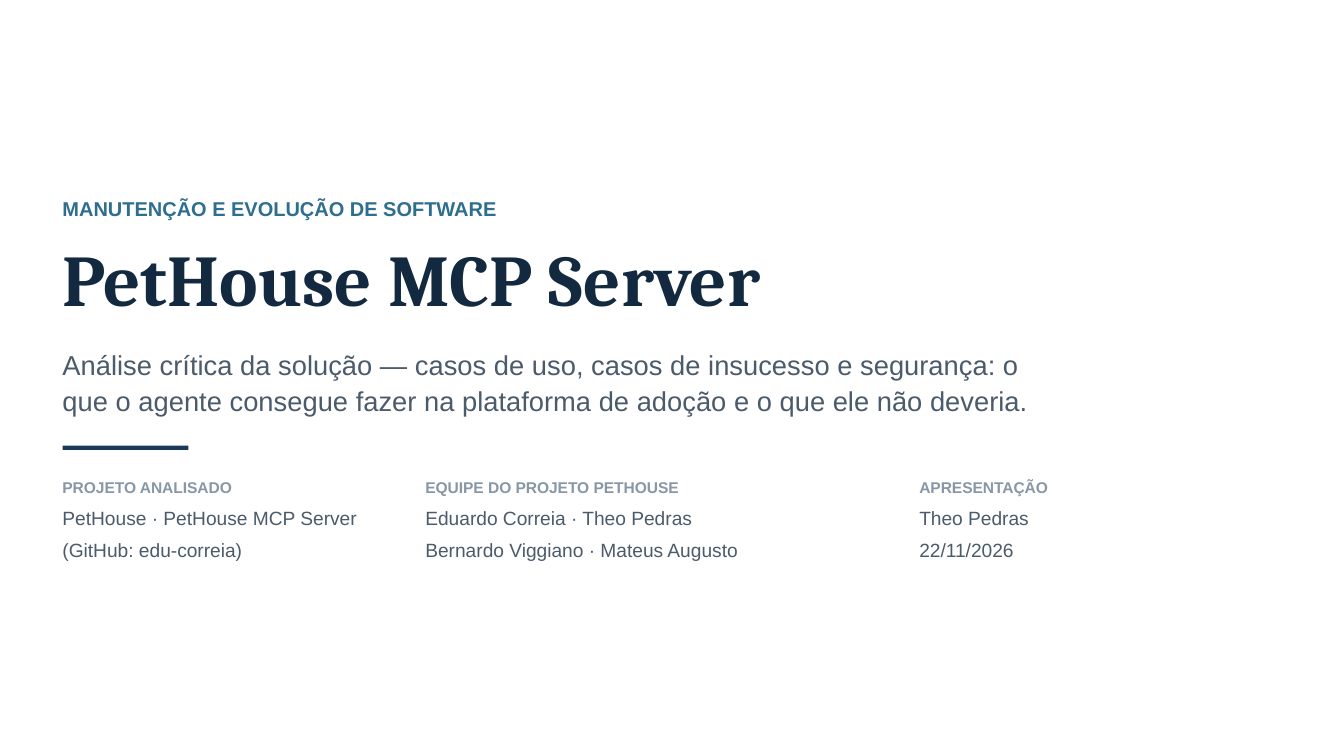
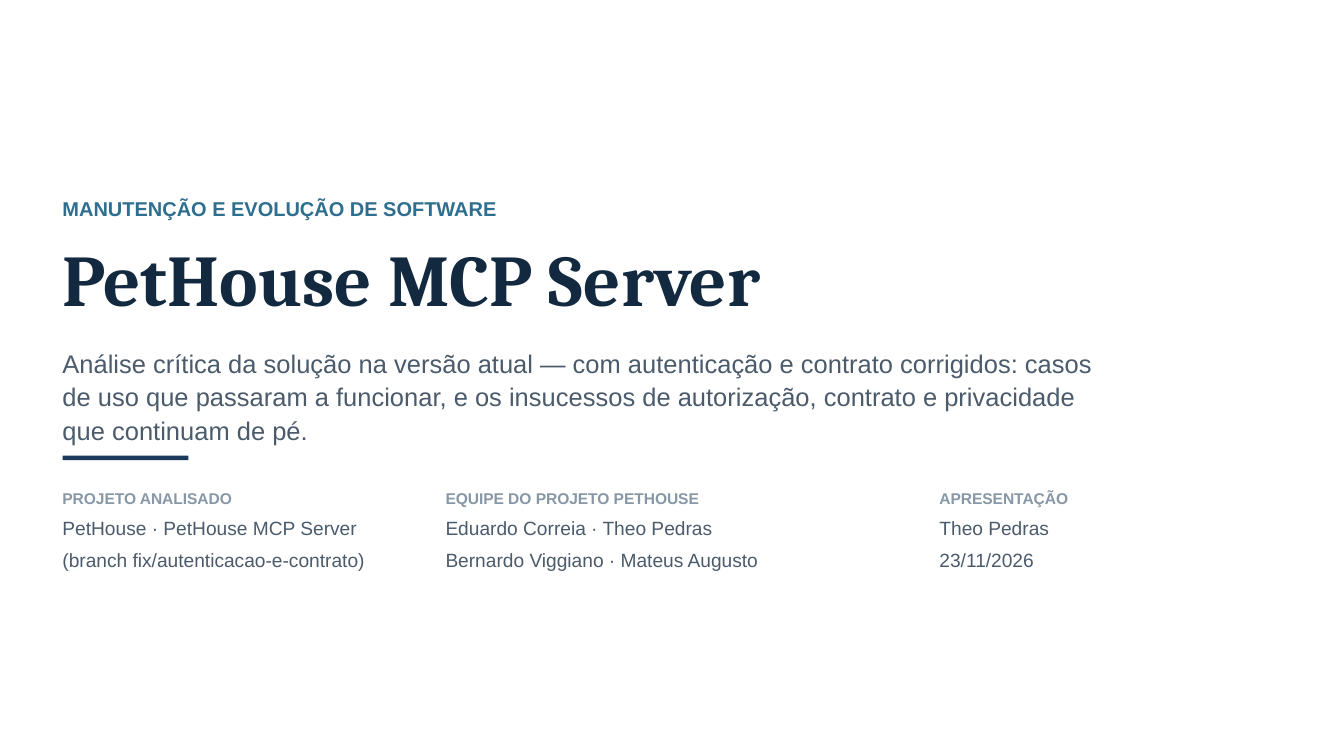
Before and after one commit to edu-correia/project-mcp-pet-adoption, a slide deck: slide 1 of docs/apresentacao-analise-pethouse-mcp.pptx. Drawn at 1344x756 pixels with LibreOffice and Linux fonts; fonts in the diff are those of the drawing. Boxes give left, top, right and bottom in pixels: in the first picture for what was removed or moved away, otherwise in the second. Text is boxed around its words. In the diff, an @@ line names an element or a change of style, - is before the commit and + after.

Commit message:
docs: reapresenta a analise a partir da versao com o fix (autenticacao + contrato)
- deck refeito (16 slides): o que a versao atual entrega, como foi validada e os
  insucessos que continuam (identidade por parametro, contrato da API, operacao)
- seguranca ganha peso: o fix destravou o acesso e expos 7 hashes de senha em 7
  usuarios; acao destrutiva segue sem dono e sem confirmacao
- roteiro de falas refeito para 4 pessoas sobre os 16 slides
- demo-video.md: referencias atualizadas (video e da versao anterior)

```diff
--- a/docs/apresentacao-analise-pethouse-mcp.pptx
+++ b/docs/apresentacao-analise-pethouse-mcp.pptx
@@ text at [62, 354, 1092, 445]: text changed; size 19.5 to 18.2 pt @@
-Análise crítica da solução — casos de uso, casos de insucesso e segurança: o que o agente consegue fazer na plataforma de adoção e o que ele não deveria.
+Análise crítica da solução na versão atual — com autenticação e contrato corrigidos: casos de uso que passaram a funcionar, e os insucessos de autorização, contrato e privacidade que continuam de pé.
@@ rectangle: place and size @@
-rectangle at [63, 446, 189, 450]
+rectangle at [63, 456, 189, 460]
@@ text "PROJETO ANALISADO": place and size @@
-text "PROJETO ANALISADO" at [62, 482, 356, 561]
+text "PROJETO ANALISADO" at [62, 493, 365, 571]
@@ text "EQUIPE DO PROJETO PETHOUSE": place and size @@
-text "EQUIPE DO PROJETO PETHOUSE" at [425, 482, 737, 561]
+text "EQUIPE DO PROJETO PETHOUSE" at [446, 493, 758, 571]
@@ text "APRESENTAÇÃO": place and size @@
-text "APRESENTAÇÃO" at [919, 482, 1048, 557]
+text "APRESENTAÇÃO" at [939, 491, 1068, 567]
@@ text at [62, 521, 365, 571]: text changed @@
-PetHouse · PetHouse MCP Server
-(GitHub: edu-correia)
+PetHouse · PetHouse MCP Server
+(branch fix/autenticacao-e-contrato)
@@ text at [939, 521, 1049, 567]: text changed @@
-Theo Pedras
-22/11/2026
+Theo Pedras
+23/11/2026
```
Also in this commit, not shown: 6 other slides changed, 9 slides added, 9 slides removed, 4 other files.
